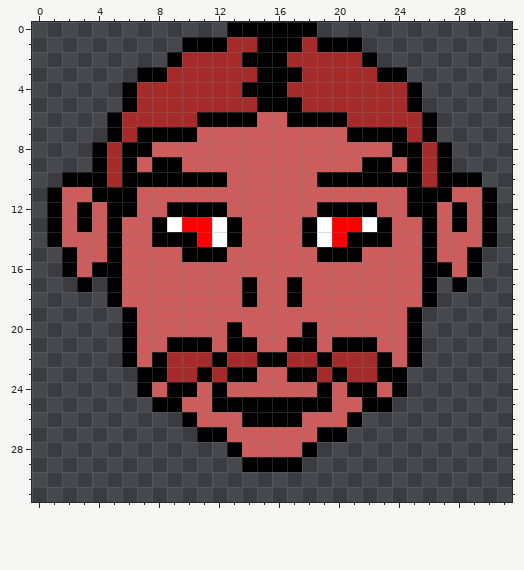
Pixel-art sprite, stored at portrait_1.png. The first picture shows the starting point.
The file is 32x32 pixels.
New version:
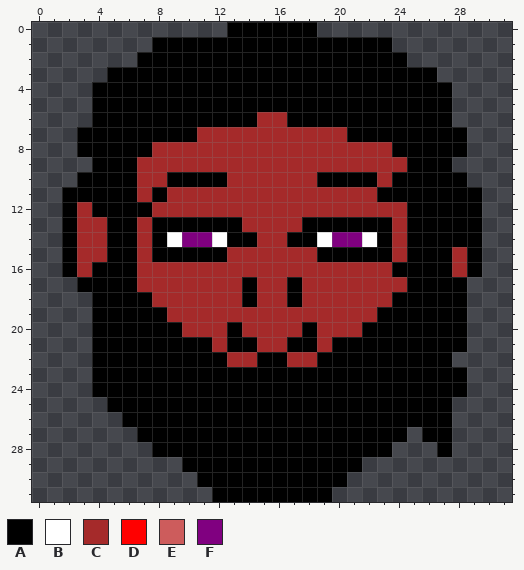
Palette (. is transparent): A #000000  B #ffffff  C #a52a2a  D #ff0000  E #cd5c5c  F #800080
The edit:
@@ x 0..31 @@
  0 .............AAAAAA.............
- 1 ..........AAACCAAACAAA..........
- 2 .........ACCCCAAACCCCCA.........
- 3 .......AACCCCCCAAACCCCCAA.......
- 4 ......ACCCCCCCAAACCCCCCCCA......
- 5 ......ACCCCCCCCAAACCCCCCCA......
- 6 .....ACCCCCAAAAEEAAAACCCCCA.....
- 7 .....ACAAAAEEEEEEEEEEAAAACA.....
- 8 ....ACAAEEEEEEEEEEEEEEEEAACA....
- 9 ....ACAEAAEEEEEEEEEEEEAAEACA....
-10 ..AAACAAAAAAAEEEEEEAAAAAAACAAA..
-11 .AEEAAAEEEEEEEEEEEEEEEEEEAAAEEA.
-12 .AEAEAAEEAAAAEEEEEEAAAAEEAAEAEA.
-13 .AEAEAEEABDDBAEEEEABDDBAEEAEAEA.
-14 .AEEEAEEAAADBAEEEEABDAAAEEAEEEA.
-15 ..AEEAEEEEAAAEEEEEEAAAEEEEAEEA..
-16 ..AEAAEEEEEEEEEEEEEEEEEEEEAAEA..
-17 ...A.AEEEEEEEEAEEAEEEEEEEEA.A...
-18 .....AEEEEEEEEAEEAEEEEEEEEA.....
-19 ......AEEEEEEEEEEEEEEEEEEA......
-20 ......AEEEEEEAEEEEAEEEEEEA......
-21 ......AEEAAAEAAEEAAEAAAEEA......
-22 ......AEACCCACCAACCACCCAEA......
-23 .......AACCACAAEEAACACCAA.......
-24 .......AEAAEAEEEEEEAEAAEA.......
-25 ........AAEEAAAAAAAAEEAA........
-26 ..........AEEEAAAAEEEA..........
-27 ...........AAEEEEEEAA...........
-28 .............AEEEEA.............
-29 ..............AAAA..............
-30 ................................
-31 ................................
+ 1 ........AAAAAAAAAAAAAAAA........
+ 2 .......AAAAAAAAAAAAAAAAAA.......
+ 3 .....AAAAAAAAAAAAAAAAAAAAAA.....
+ 4 ....AAAAAAAAAAAAAAAAAAAAAAAA....
+ 5 ....AAAAAAAAAAAAAAAAAAAAAAAA....
+ 6 ....AAAAAAAAAAACCAAAAAAAAAAA....
+ 7 ...AAAAAAAACCCCCCCCCCAAAAAAAA...
+ 8 ...AAAAACCCCCCCCCCCCCCCCAAAAA...
+ 9 ....AAACCCCCCCCCCCCCCCCCCAAA....
+10 ...AAAACCAAAACCCCCCAAAACAAAAA...
+11 ..AAAAACACCCCCCCCCCCCCCAAAAAAA..
+12 ..ACAAAACCCCCCCCCCCCCCCCCAAAAA..
+13 ..ACCAACAAAAAACCCCAAAAAACAAAAA..
+14 ..ACCAACABFFBAACCAABFFBACAAAAA..
+15 ..ACCAACAAAAACCCCCCAAAAACAAACA..
+16 ..ACAAACCCCCCCCCCCCCCCCCAAAACA..
+17 ...AAAACCCCCCCACCACCCCCCCAAAA...
+18 ....AAAACCCCCCACCACCCCCCAAAAA...
+19 ....AAAAACCCCCCCCCCCCCCAAAAAA...
+20 ....AAAAAACCCACCCCACCCAAAAAAA...
+21 ....AAAAAAAACAACCAACAAAAAAAAA...
+22 ....AAAAAAAAACCAACCAAAAAAAAA....
+23 ....AAAAAAAAAAAAAAAAAAAAAAAAA...
+24 ....AAAAAAAAAAAAAAAAAAAAAAAAA...
+25 .....AAAAAAAAAAAAAAAAAAAAAAA....
+26 ......AAAAAAAAAAAAAAAAAAAAAA....
+27 .......AAAAAAAAAAAAAAAAAA.AA....
+28 ........AAAAAAAAAAAAAAAA...A....
+29 ..........AAAAAAAAAAAA..........
+30 ...........AAAAAAAAAA...........
+31 ............AAAAAAAA............
